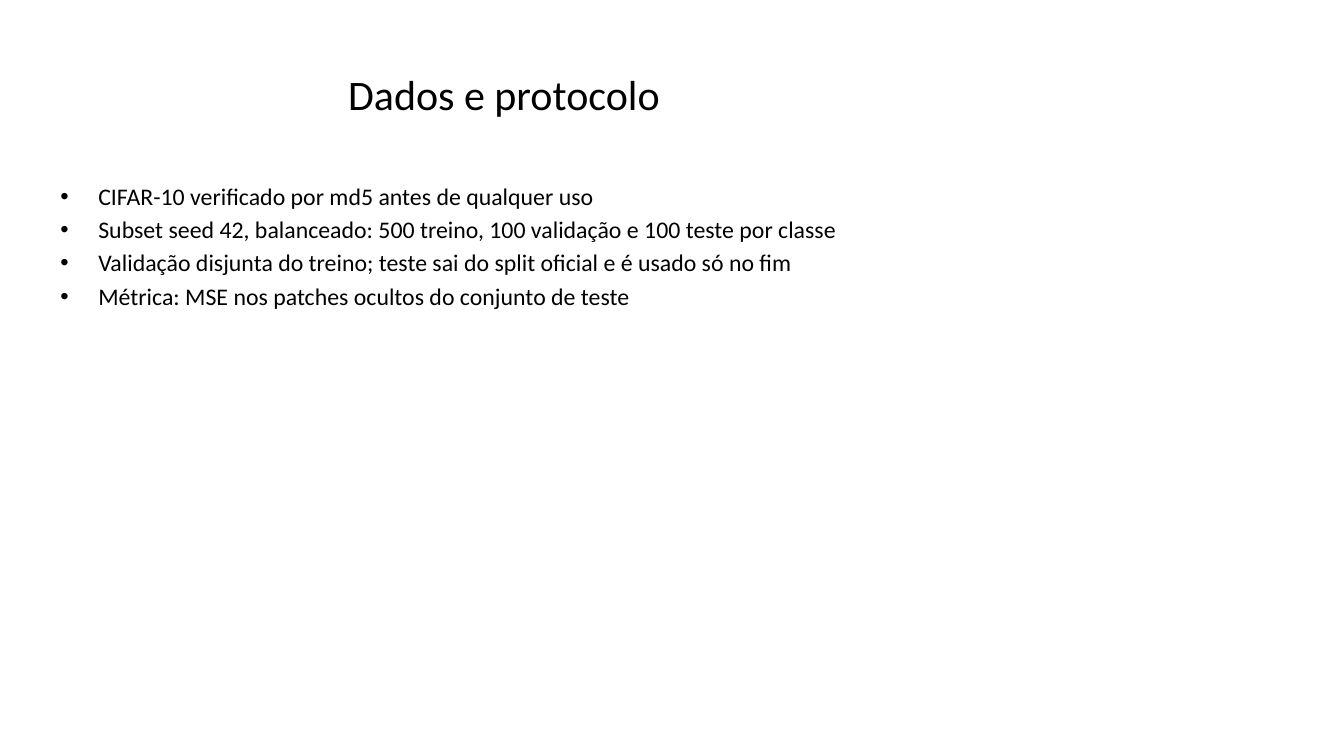
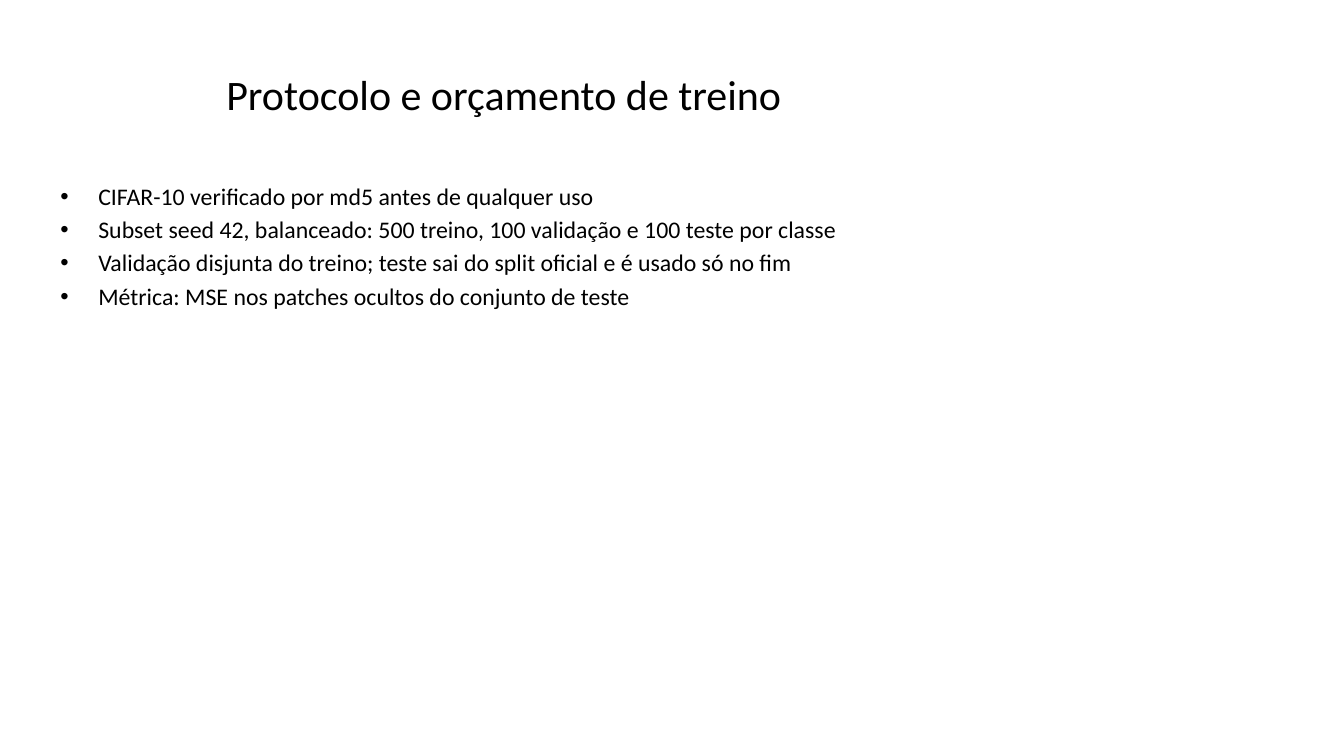
Before and after one commit to frederico-mello/seminario-masked-modeling, a slide deck: slide 8 of slides/seminario_masked_modeling.pptx (slide 7 before the commit). Drawn at 1344x756 pixels with LibreOffice and Linux fonts; fonts in the diff are those of the drawing. Boxes give left, top, right and bottom in pixels: in the first picture for what was removed or moved away, otherwise in the second. Text is boxed around its words. In the diff, an @@ line names an element or a change of style, - is before the commit and + after.

```diff
--- a/slides/seminario_masked_modeling.pptx
+++ b/slides/seminario_masked_modeling.pptx
@@ title at (x1=226, y1=81, x2=781, y2=117): text changed @@
-Dados e protocolo
+Protocolo e orçamento de treino
```
Also in this commit, not shown: 5 other slides changed, 4 slides added, 4 slides removed, 13 other files.
